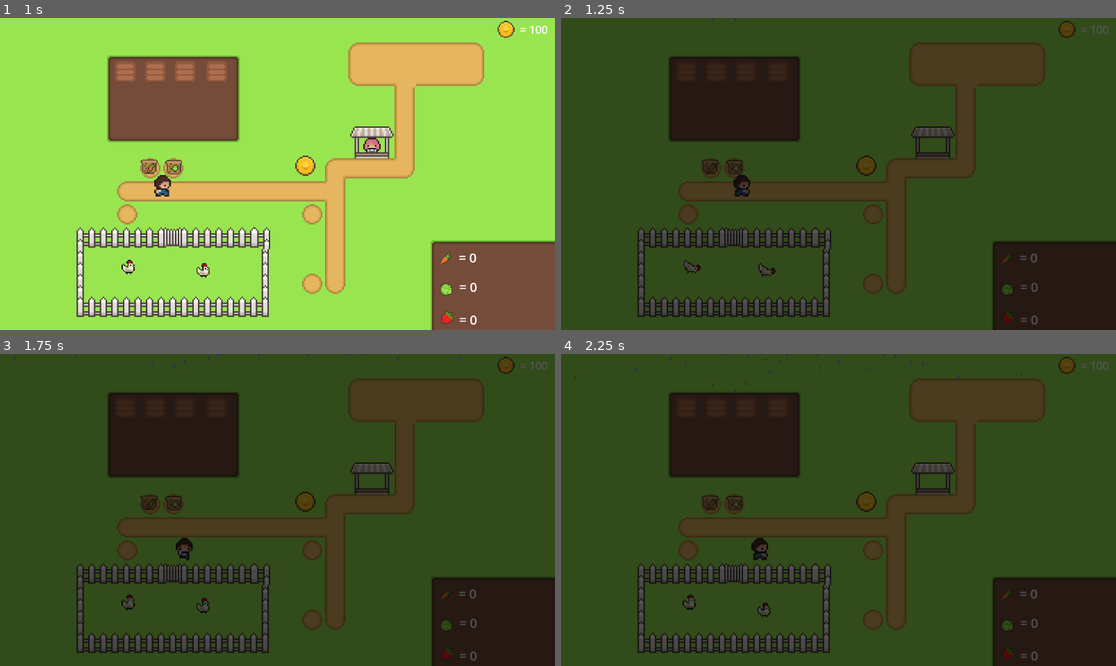
Above: before the commit, frames 1-4 (two rows, left to right).
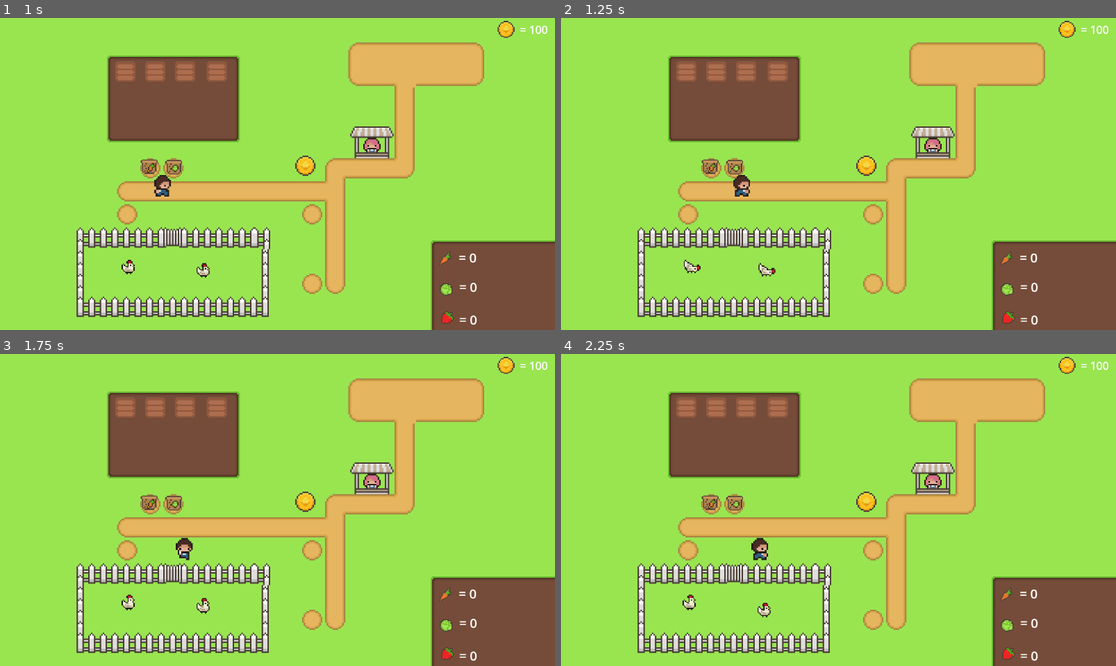
Above: after the commit, the same moments.

Repository: Dazedjpg/farming_game_prototype
Game: Godot game, scene res://scenes/world.tscn
Two runs of this game, one before a commit and one after it. Both use one fixed random seed, a clock stepped at 60 frames per second and the inputs below.
Inputs (mouse positions are in pixels of both pictures, inside the frame that each line leads up to):
- Up to frame 1 (1 s): move the mouse to (127, 71) at 0.52 s; hold D (right) from 0.53 s (still down); click (127, 71) at 0.6 s
- Up to frame 2 (1.25 s): keep holding D (right)
- Up to frame 3 (1.75 s): move the mouse to (216, 407) at 1.27 s; release D (right) at 1.28 s; hold S (down) from 1.28 s (still down); click (216, 407) at 1.35 s
- Up to frame 4 (2.25 s): move the mouse to (744, 407) at 2.02 s; release S (down) at 2.03 s; hold D (right) from 2.03 s (still down); click (744, 407) at 2.1 s

Frame 1 is identical in both runs. In frame 2, 100% of the frame differs, in the area x 0-100%, y 0-100%; in frame 3, 100%; in frame 4, 100%.

Commit message:
day night cycle

Diff:
--- /dev/null
+++ b/scenes/day_and_night.tscn
@@ -0,0 +1,79 @@
+[gd_scene load_steps=6 format=3 uid="uid://k8aom4yf1geo"]
+
+[ext_resource type="Script" uid="uid://dxwgavkrrcbdm" path="res://scripts/day_and_night.gd" id="1_x053b"]
+
+[sub_resource type="Animation" id="Animation_e5c61"]
+resource_name = "nighttoday"
+length = 3.0
+tracks/0/type = "value"
+tracks/0/imported = false
+tracks/0/enabled = true
+tracks/0/path = NodePath("ColorRect:color")
+tracks/0/interp = 1
+tracks/0/loop_wrap = true
+tracks/0/keys = {
+"times": PackedFloat32Array(0, 3),
+"transitions": PackedFloat32Array(1, 1),
+"update": 0,
+"values": [Color(0, 0, 0, 0.5882353), Color(0, 0, 0, 0)]
+}
+
+[sub_resource type="Animation" id="Animation_eafup"]
+length = 0.001
+tracks/0/type = "value"
+tracks/0/imported = false
+tracks/0/enabled = true
+tracks/0/path = NodePath("ColorRect:color")
+tracks/0/interp = 1
+tracks/0/loop_wrap = true
+tracks/0/keys = {
+"times": PackedFloat32Array(0),
+"transitions": PackedFloat32Array(1),
+"update": 0,
+"values": [Color(0, 0, 0, 0.5882353)]
+}
+
+[sub_resource type="Animation" id="Animation_brtyv"]
+resource_name = "daytonight"
+length = 3.0
+tracks/0/type = "value"
+tracks/0/imported = false
+tracks/0/enabled = true
+tracks/0/path = NodePath("ColorRect:color")
+tracks/0/interp = 1
+tracks/0/loop_wrap = true
+tracks/0/keys = {
+"times": PackedFloat32Array(0, 3),
+"transitions": PackedFloat32Array(1, 1),
+"update": 0,
+"values": [Color(0, 0, 0, 0), Color(0, 0, 0, 0.5882353)]
+}
+
+[sub_resource type="AnimationLibrary" id="AnimationLibrary_v87w3"]
+_data = {
+&"RESET": SubResource("Animation_eafup"),
+&"daytonight": SubResource("Animation_brtyv"),
+&"nighttoday": SubResource("Animation_e5c61")
+}
+
+[node name="day_and_night" type="StaticBody2D"]
+script = ExtResource("1_x053b")
+
+[node name="ColorRect" type="ColorRect" parent="."]
+offset_left = -53.0
+offset_top = -49.0
+offset_right = 1243.0
+offset_bottom = 695.0
+color = Color(0, 0, 0, 0.5882353)
+
+[node name="AnimationPlayer" type="AnimationPlayer" parent="."]
+libraries = {
+&"": SubResource("AnimationLibrary_v87w3")
+}
+
+[node name="Timer" type="Timer" parent="."]
+wait_time = 3.0
+one_shot = true
+autostart = true
+
+[connection signal="timeout" from="Timer" to="." method="_on_timer_timeout"]
--- a/scenes/weather_control.tscn
+++ b/scenes/weather_control.tscn
@@ -28,6 +28,5 @@
 
 [node name="Timer" type="Timer" parent="."]
 one_shot = true
-autostart = true
 
 [connection signal="timeout" from="Timer" to="." method="_on_timer_timeout"]
--- a/scenes/world.tscn
+++ b/scenes/world.tscn
@@ -10,6 +10,7 @@
 [ext_resource type="PackedScene" uid="uid://swux1smf4gnt" path="res://scenes/shop.tscn" id="8_4mrxx"]
 [ext_resource type="PackedScene" uid="uid://dbbrw47v4a5hh" path="res://scenes/chicken.tscn" id="9_7r4gi"]
 [ext_resource type="PackedScene" uid="uid://cj3k4conbgpnx" path="res://scenes/weather_control.tscn" id="9_w7kh3"]
+[ext_resource type="PackedScene" uid="uid://k8aom4yf1geo" path="res://scenes/day_and_night.tscn" id="10_e3hyu"]
 
 [sub_resource type="TileSetAtlasSource" id="TileSetAtlasSource_rwgxs"]
 texture = ExtResource("1_nnsk1")
@@ -269,8 +270,11 @@
 [node name="chicken2" parent="." instance=ExtResource("9_7r4gi")]
 position = Vector2(395, 522)
 
-[node name="weather_control" parent="." instance=ExtResource("9_w7kh3")]
-position = Vector2(185, 0)
-
 [node name="player" parent="." instance=ExtResource("2_rwgxs")]
 position = Vector2(66, 59)
+
+[node name="weather_control" parent="." instance=ExtResource("9_w7kh3")]
+visible = false
+position = Vector2(185, 0)
+
+[node name="day_and_night" parent="." instance=ExtResource("10_e3hyu")]
--- /dev/null
+++ b/scripts/day_and_night.gd
@@ -0,0 +1,39 @@
+extends StaticBody2D
+
+var state = "day"
+
+var change_state = false
+
+var length_of_day = 15
+var length_of_night = 8
+
+func _ready() -> void:
+	if state == "day":
+		$ColorRect.color.a = 0
+	elif state == "night":
+		$ColorRect.color.a = 150
+
+func _on_timer_timeout() -> void:
+	if state == "day":
+		state = "night"
+	elif state == "night":
+		state = "day"
+	change_state = true
+
+func _process(delta: float) -> void:
+	if change_state == true:
+		change_state = false
+		if state == "day":
+			change_to_day()
+		elif state == "night":
+			change_to_night()
+
+func change_to_day():
+	$AnimationPlayer.play("nighttoday")
+	$Timer.wait_time = length_of_day
+	$Timer.start()
+
+func change_to_night():
+	$AnimationPlayer.play("daytonight")
+	$Timer.wait_time = length_of_night
+	$Timer.start()
--- a/scripts/weather_control.gd
+++ b/scripts/weather_control.gd
@@ -15,7 +15,7 @@
 func _on_timer_timeout() -> void:
 	if current_weather == "none":
 		current_weather = "rain"
-		$Timer.wait_time = randi_range(25, 40)
+		$Timer.wait_time = randi_range(60, 80)
 		$Timer.start()
 	elif current_weather == "rain":
 		current_weather = "none"
Not shown: 1 places in scenes/world.tscn that only renumber resources
Not shown, added: scripts/day_and_night.gd.uid
